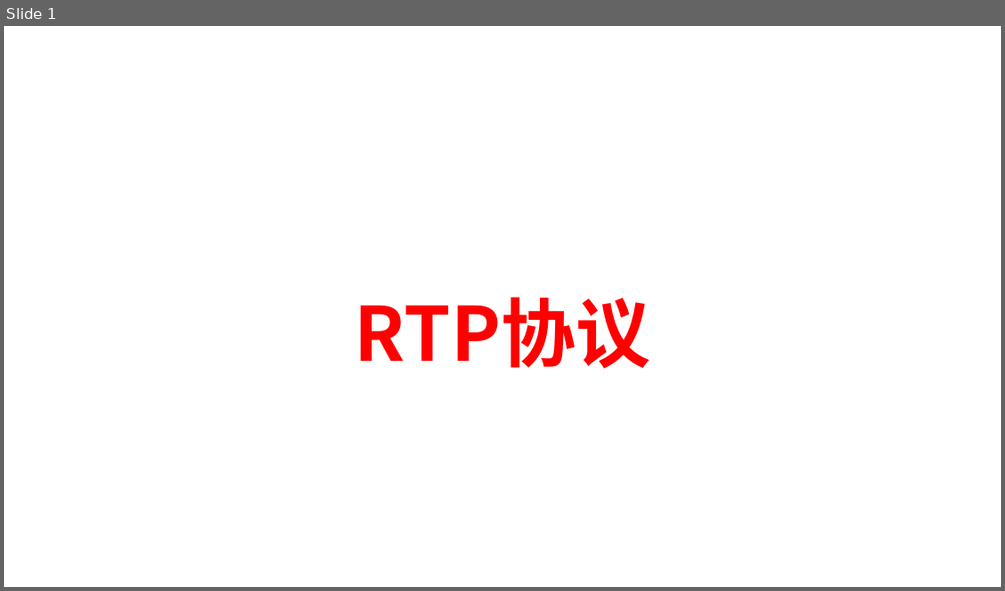
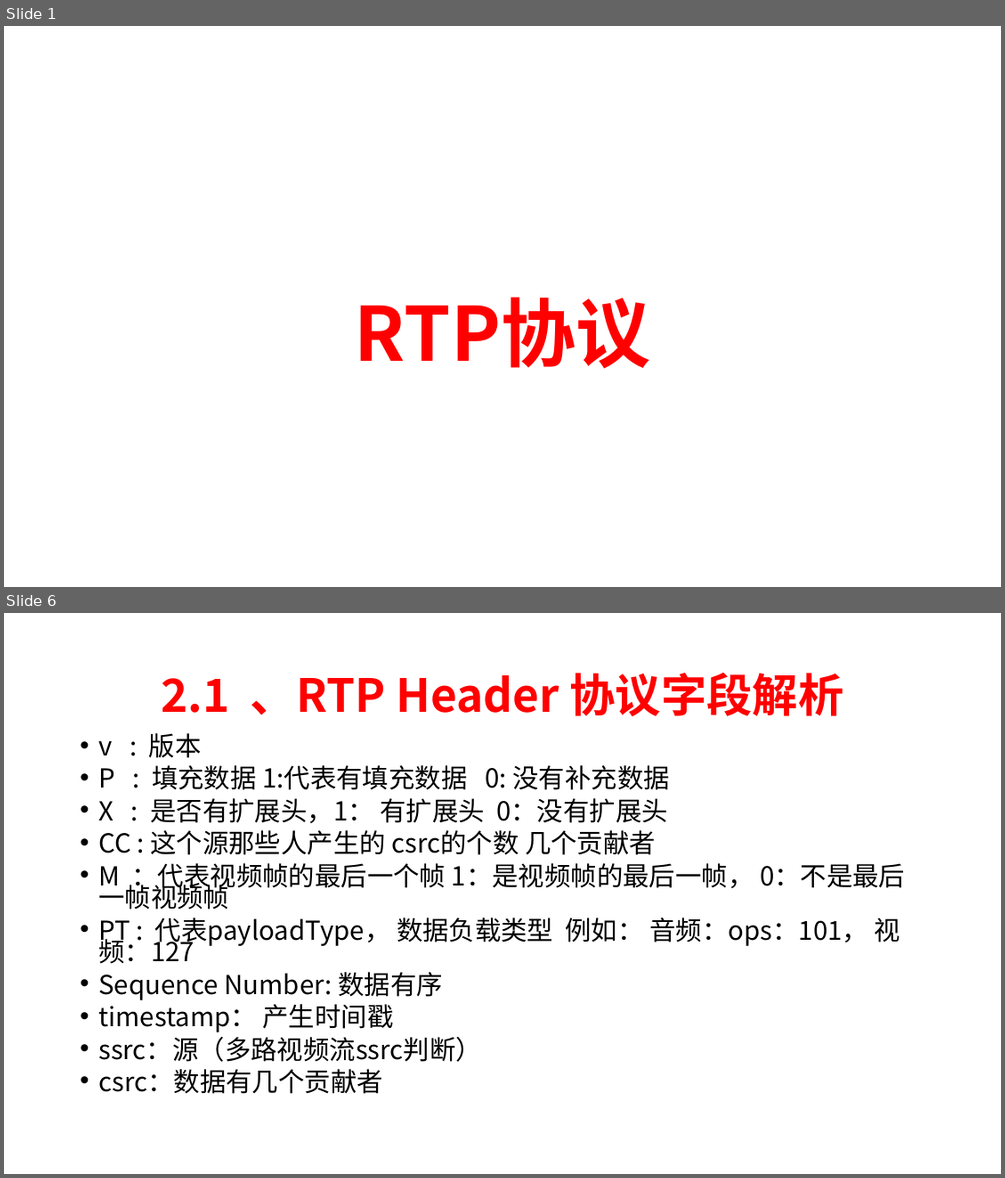
Before and after one commit to chensongpoixs/crtc_doc, a slide deck: WebRTC服务质量(Qos)/2、RTP协议.pptx. Shown one above the other, each under a label of ours: slide 1 before the commit, slides 1 and 6 after it; the slides between them are not shown. The pictures are 1005x591 and 1005x1178 pixels, drawn with LibreOffice and Linux fonts; fonts in the diff are those of the drawing. Boxes give left, top, right and bottom in pixels: in the first picture for what was removed or moved away, otherwise in the second. Text is boxed around its words. In the diff, an @@ line names an element or a change of style, - is before the commit and + after.

```diff
--- a/WebRTC服务质量(Qos)/2、RTP协议.pptx
+++ b/WebRTC服务质量(Qos)/2、RTP协议.pptx
@@ slide 6 added at box(4, 613, 1001, 1174), background #FFFFFF @@
@@ title added at box(161, 673, 844, 716), 44 pt, text #FF0000, bold @@
+2.1 、RTP Header 协议字段解析
@@ text added at box(98, 733, 905, 1094), 25.2 pt, text #000000 @@
+• v : 版本
+• P : 填充数据 1:代表有填充数据 0: 没有补充数据
+• X : 是否有扩展头，1： 有扩展头 0：没有扩展头
+• CC : 这个源那些人产生的 csrc的个数 几个贡献者
+• M ：代表视频帧的最后一个帧 1：是视频帧的最后一帧， 0：不是最后一帧视频帧
+• PT : 代表payloadType， 数据负载类型 例如： 音频：ops：101， 视频：127
+• Sequence Number: 数据有序
+• timestamp： 产生时间戳
+• ssrc：源（多路视频流ssrc判断）
+• csrc：数据有几个贡献者
```
Also in this commit, not shown: 3 slides changed, 11 other slides added, 2 other files.
